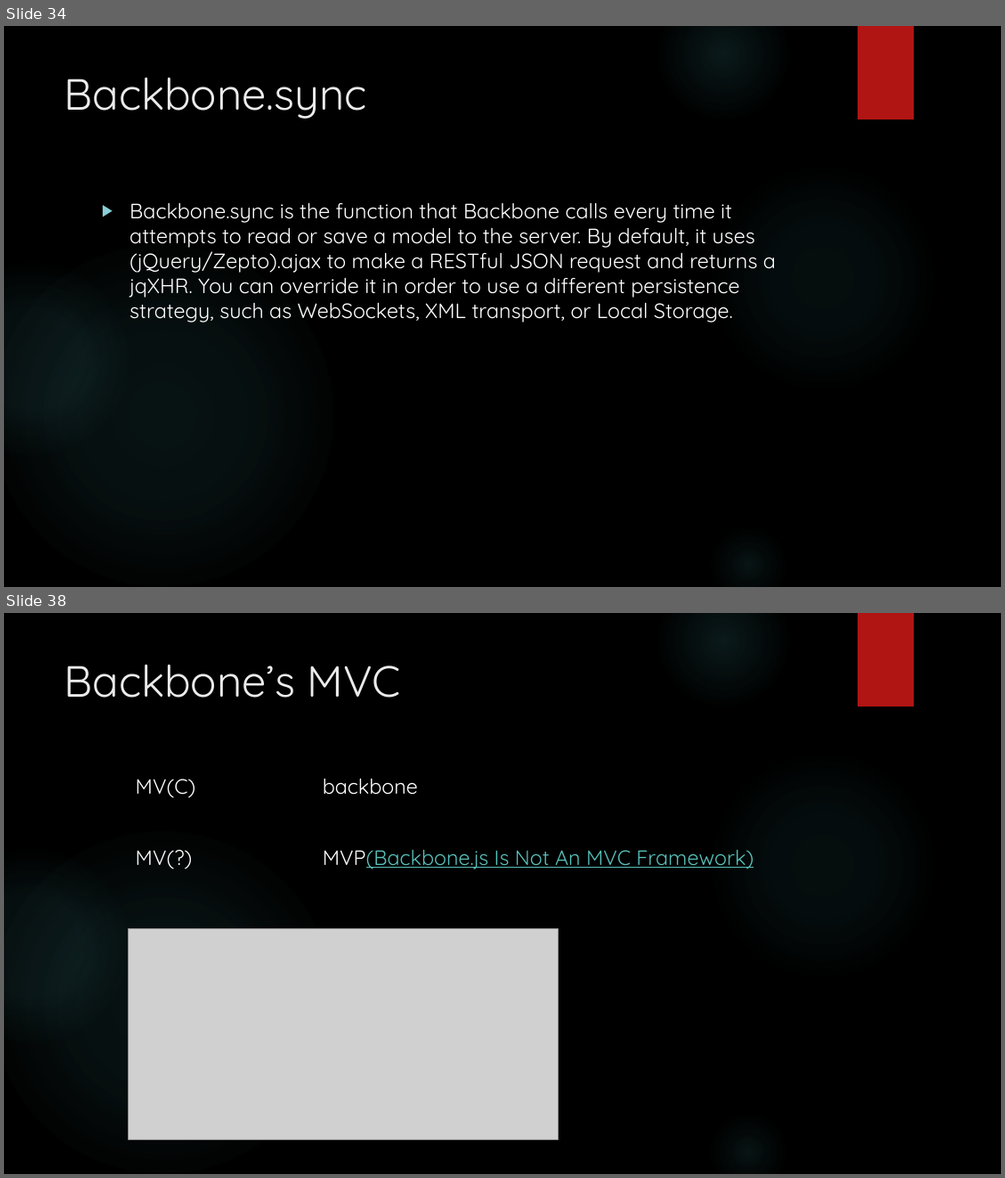
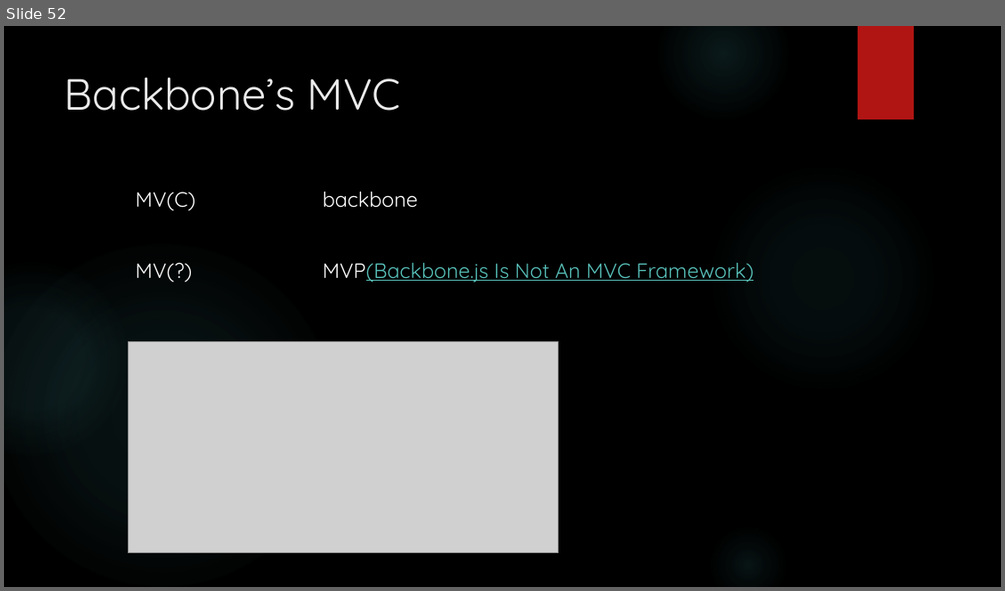
Before and after one commit to erichua23/prj, a slide deck: jsmvc/docs/Frontend MVC(EricHua).pptx. Shown one above the other, each under a label of ours: slides 34 and 38 before the commit, slide 52 after it; the slides between them are not shown. The pictures are 1005x1178 and 1005x591 pixels, drawn with LibreOffice and Linux fonts; fonts in the diff are those of the drawing; grey boxes stand for pictures; background and template pictures are left out. Boxes give left, top, right and bottom in pixels: in the first picture for what was removed or moved away, otherwise in the second. Text is boxed around its words. In the diff, an @@ line names an element or a change of style, - is before the commit and + after.

```diff
--- a/jsmvc/docs/Frontend MVC(EricHua).pptx
+++ b/jsmvc/docs/Frontend MVC(EricHua).pptx
@@ slide 34 removed at [4, 26, 1001, 587], background picture (left out); not listed: 6 template elements that a slide beside it also shows @@
@@ title removed at [65, 77, 367, 119] @@
-Backbone.sync
@@ text removed at [129, 202, 776, 322] @@
-▶ Backbone.sync is the function that Backbone calls every time it attempts to read or save a model to the server. By default, it uses (jQuery/Zepto).ajax to make a RESTful JSON request and returns a jqXHR. You can override it in order to use a different persistence strategy, such as WebSockets, XML transport, or Local Storage.
@@ what was slide 38 is now slide 52 @@
```
Also in this commit, not shown: 19 slides changed, 29 slides added, 18 other slides removed.
